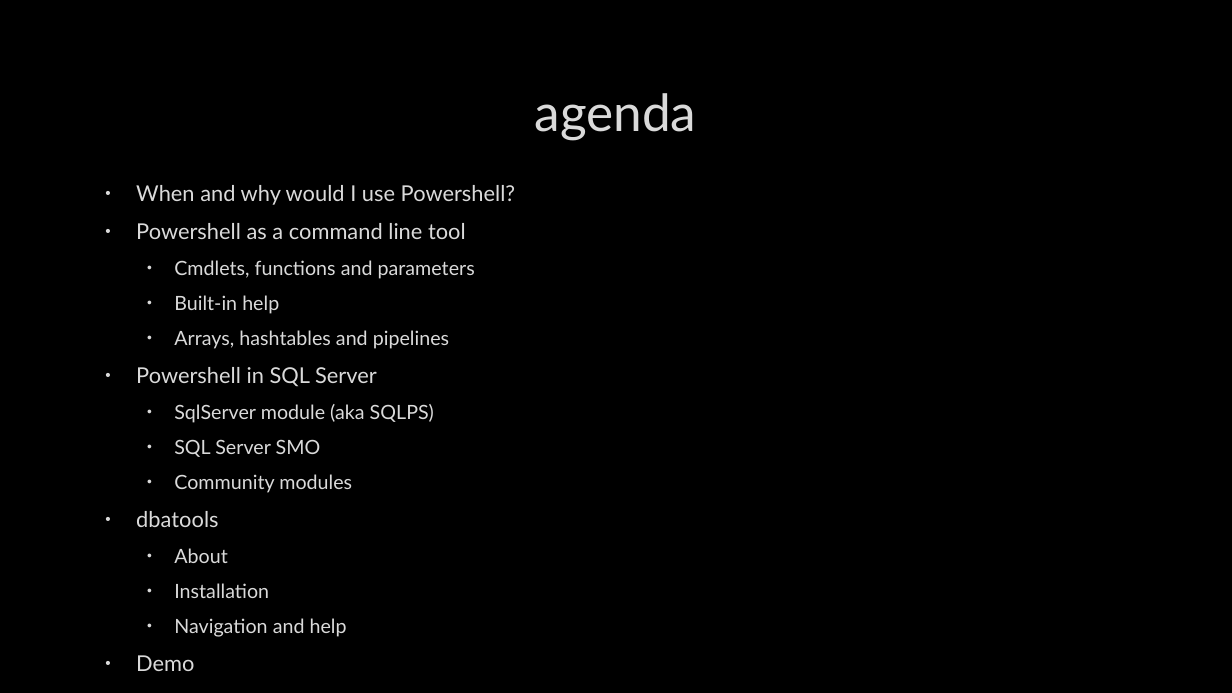
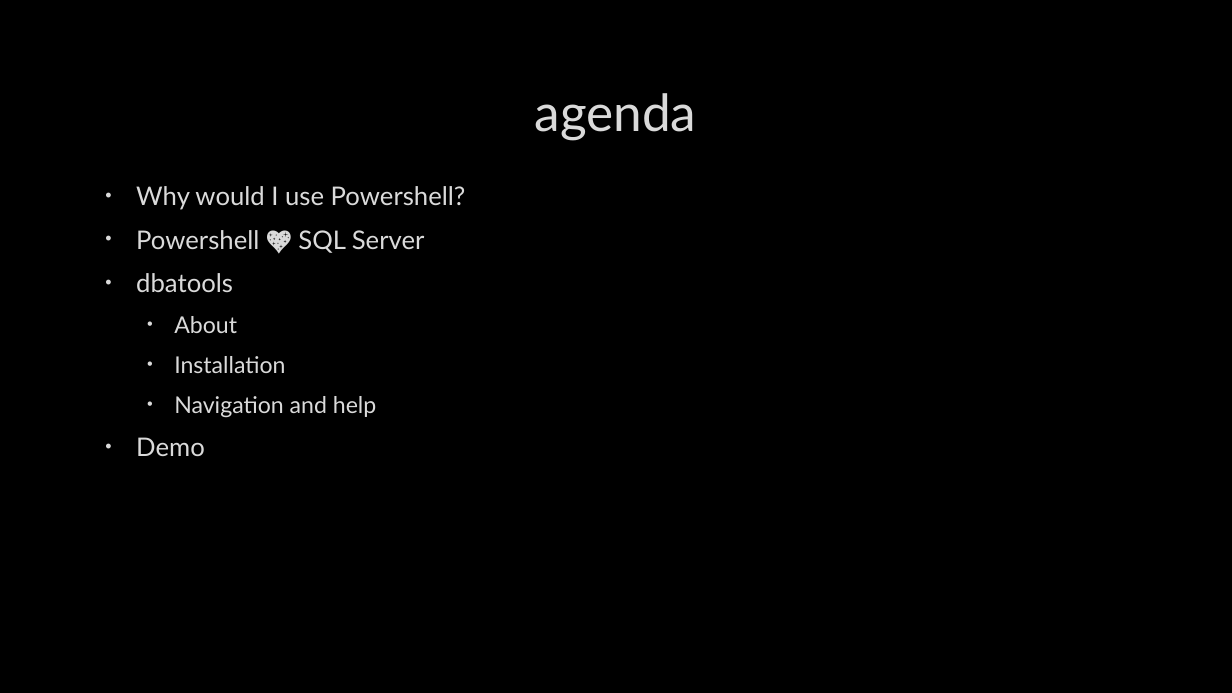
Before and after one commit to dataplat/community-presentations, a slide deck: slide 4 of kirill-kravtsov/The wonders of modern SQL administration/The wonders of modern SQL administration.pptx (slide 3 before the commit). Drawn at 1232x693 pixels with LibreOffice and Linux fonts; fonts in the diff are those of the drawing; background and template pictures are left out. Boxes give left, top, right and bottom in pixels: in the first picture for what was removed or moved away, otherwise in the second. Text is boxed around its words. In the diff, an @@ line names an element or a change of style, - is before the commit and + after.

Commit message:
new version of the pptx

```diff
--- a/kirill-kravtsov/The wonders of modern SQL administration/The wonders of modern SQL administration.pptx
+++ b/kirill-kravtsov/The wonders of modern SQL administration/The wonders of modern SQL administration.pptx
@@ text at (x1=136, y1=186, x2=466, y2=253): text changed; size 15.3 to 20 pt @@
-• When and why would I use Powershell?
-• Powershell as a command line tool
-  • Cmdlets, functions and parameters
-  • Built-in help
-  • Arrays, hashtables and pipelines
-• Powershell in SQL Server
-  • SqlServer module (aka SQLPS)
-  • SQL Server SMO
-  • Community modules
+• Why would I use Powershell?
+• Powershell 💖 SQL Server
@@ text at (x1=136, y1=273, x2=376, y2=456): size 17 to 20 pt in "dbatools", "Demo"; size 15.3 to 18 pt in "About", "Installation", "Navigation and help" @@
```
Also in this commit, not shown: 11 other slides changed, 1 slide added, 1 other file.
